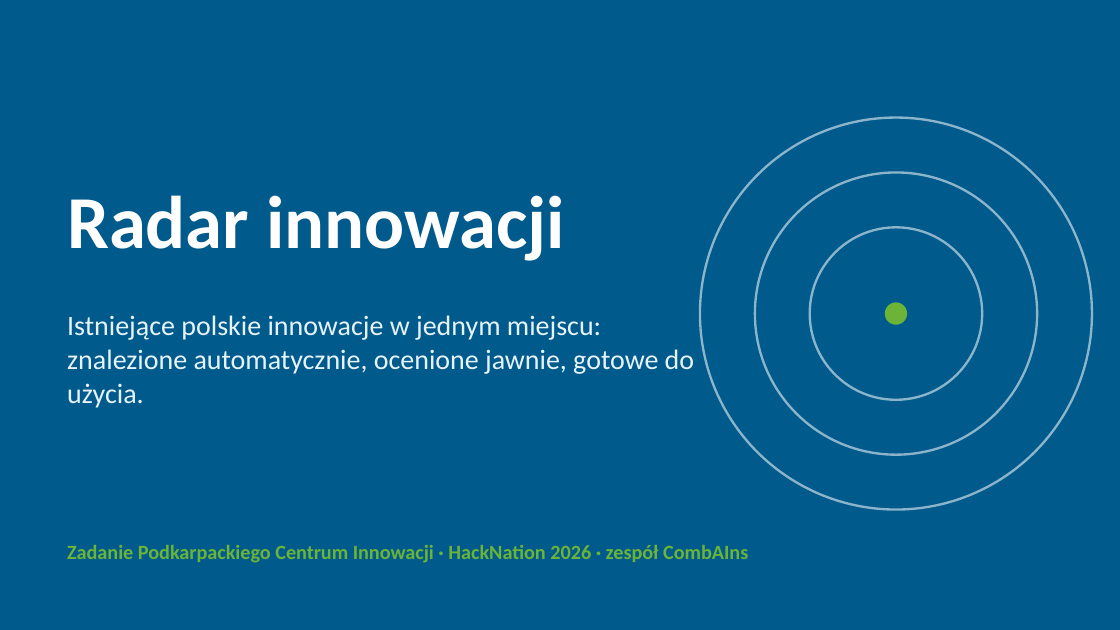
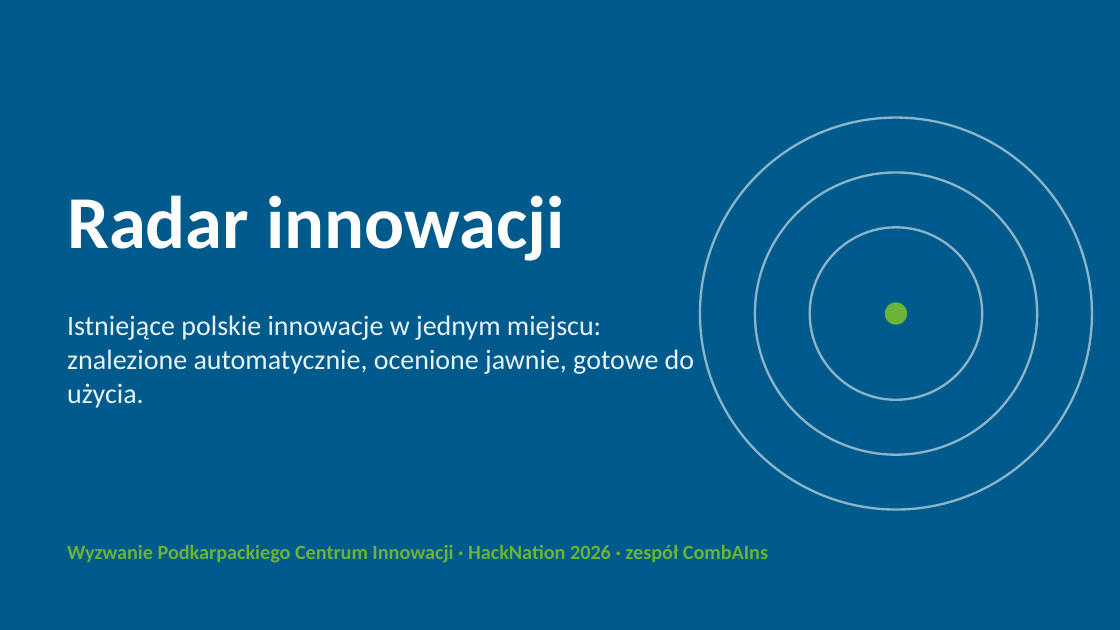
Before and after one commit to FilipLangiewicz/InnovationHub, a slide deck: slide 1 of docs/presentation/Radar_innowacji.pptx. Drawn at 1120x630 pixels with LibreOffice and Linux fonts; fonts in the diff are those of the drawing. Boxes give left, top, right and bottom in pixels: in the first picture for what was removed or moved away, otherwise in the second. Text is boxed around its words. In the diff, an @@ line names an element or a change of style, - is before the commit and + after.

```diff
--- a/docs/presentation/Radar_innowacji.pptx
+++ b/docs/presentation/Radar_innowacji.pptx
@@ text at (67,545,768,563): text changed @@
-Zadanie Podkarpackiego Centrum Innowacji · HackNation 2026 · zespół CombAIns
+Wyzwanie Podkarpackiego Centrum Innowacji · HackNation 2026 · zespół CombAIns
```
Also in this commit, not shown: 7 other slides changed, 2 slides added, 2 slides removed, 6 other files.
